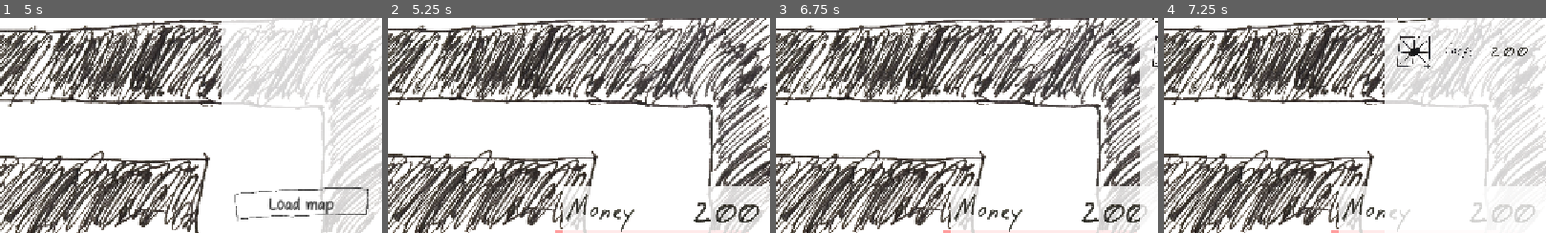
Above: before the commit, frames 1-4 (left to right).
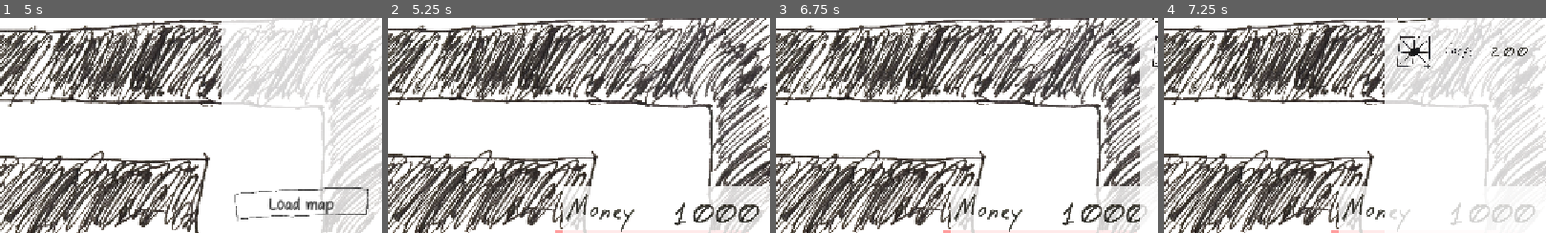
Above: after the commit, the same moments.

Repository: OzuYatamutsu/notebook-tower-defense
Game: Godot game, scene res://levels/MapSelect.tscn
The game is run twice, just before and just after one commit, with the same random seed, the same clock (stepped at 60 frames per second) and the same inputs.
Inputs (mouse positions are % of the whole screen's width and height, from its top left):
- Up to frame 1 (5 s): click "Test Level" at 0.5 s; click "Cool S" at 1.25 s; click "Test Level" at 2 s; click "Cool S" at 2.75 s; click "Test Level" at 3.5 s; click "Cool S" at 4.25 s
- Up to frame 2 (5.25 s): click "Load map" at 5 s
- Up to frame 3 (6.75 s): click (98, 22) at 5.75 s; click (94, 23) at 6.5 s
- Up to frame 4 (7.25 s): no input
The pictures show only the part of the screen within x 50-100%, y 49-99%; the shares and areas given below are measured in that part.

Frame 1 is identical in both runs. In frame 2, 0.3% of the frame differs, in the area x 75-86%, y 85-97%; in frame 3, 0.3%; in frame 4, 0.3%.

Commit message:
Implement slowthrower tower

Diff:
--- a/components/game_state.gd
+++ b/components/game_state.gd
@@ -16,9 +16,9 @@
 const TOWER_BUY_PANEL_GROUP = "tower_buy_panel"
 const TOWER_UPGRADE_PANEL_GROUP = "tower_upgrade_panel"
 
-@export var PLAYER_LIVES_START: int
+@export var PLAYER_LIVES_START: int = 5
 @export var PLAYER_LIVES_REMAINING: int
-@export var PLAYER_MONEY_REMAINING: int
+@export var PLAYER_MONEY_REMAINING: int = 200
 @export var SCORE: int
 @export var IS_GAME_OVER: bool = false
 
--- a/levels/level.gd
+++ b/levels/level.gd
@@ -34,9 +34,6 @@
     CURRENT_WAVE_TIMER.wait_time = WAVE_TIMER_SECS
     CURRENT_WAVE_TIMER.timeout.connect(next_wave)
     add_child(CURRENT_WAVE_TIMER)
-
-    GameState.PLAYER_LIVES_START = 5  # TODO
-    GameState.PLAYER_MONEY_REMAINING = 200  # TODO
 
     for wave_contents in WAVE_CONTENTS:
         WAVES.append(Wave.new(wave_contents))
--- a/levels/test_level.gd
+++ b/levels/test_level.gd
@@ -12,6 +12,8 @@
         {"res://mobs/Basic.tscn": 30, "res://mobs/Nyoom.tscn": 10, "res://mobs/FatOne.tscn": 5}
     ]
 
+    GameState.PLAYER_MONEY_REMAINING = 1000
+
 func _ready():
     super._ready()
     start_wave()
--- /dev/null
+++ b/projectiles/Slowthrower.tscn
@@ -0,0 +1,25 @@
+[gd_scene load_steps=4 format=3 uid="uid://bhgayraukmqfa"]
+
+[ext_resource type="Script" uid="uid://dyrig851mynrl" path="res://projectiles/slowthrower.gd" id="1_7pwx5"]
+[ext_resource type="Texture2D" uid="uid://cosg182s8ovcx" path="res://sprites/slow_projectile_blue.png" id="2_8k411"]
+
+[sub_resource type="RectangleShape2D" id="RectangleShape2D_v6doq"]
+size = Vector2(157, 167)
+
+[node name="Slowthrower" type="Area2D"]
+collision_layer = 8
+collision_mask = 3
+script = ExtResource("1_7pwx5")
+
+[node name="Sprite" type="Sprite2D" parent="."]
+scale = Vector2(0.5, 0.507)
+texture = ExtResource("2_8k411")
+
+[node name="CollisionShape2D" type="CollisionShape2D" parent="."]
+position = Vector2(1.5, -6.5)
+shape = SubResource("RectangleShape2D_v6doq")
+
+[node name="DespawnTimer" type="Timer" parent="."]
+one_shot = true
+
+[connection signal="timeout" from="DespawnTimer" to="." method="_on_despawn_timer_timeout"]
--- /dev/null
+++ b/projectiles/slowthrower.gd
@@ -0,0 +1,15 @@
+class_name Slowthrower
+extends Projectile
+
+var SLOW_COLOR_SHADER = load("res://components/tint_blue.gdshader")
+var SLOW_COLOR_SHADER_MATERIAL = ShaderMaterial.new()
+
+func _ready() -> void:
+    self.SPEED = 300.0
+    self.DAMAGE = 0.1
+    self.EFFECTS.append(Effect.new(self.effect))
+    SLOW_COLOR_SHADER_MATERIAL.shader = SLOW_COLOR_SHADER
+
+func effect(mob: Mob) -> void:
+    mob.SPEED *= 0.95
+    mob.SPRITE.material = SLOW_COLOR_SHADER_MATERIAL
--- /dev/null
+++ b/towers/SlowthrowerTower.tscn
@@ -0,0 +1,34 @@
+[gd_scene load_steps=4 format=3 uid="uid://yl4p5y4hmbqu"]
+
+[ext_resource type="Script" uid="uid://c5t2ymt4p4kht" path="res://towers/slowthrower_tower.gd" id="1_25c54"]
+[ext_resource type="Texture2D" uid="uid://dk0sffag7l4wl" path="res://sprites/slowthrower_tower.png" id="2_25c54"]
+
+[sub_resource type="RectangleShape2D" id="RectangleShape2D_xr7tm"]
+size = Vector2(517, 461)
+
+[node name="SlowthrowerTower" type="Area2D"]
+collision_mask = 3
+script = ExtResource("1_25c54")
+
+[node name="Sprite" type="Sprite2D" parent="."]
+z_index = 2
+z_as_relative = false
+texture = ExtResource("2_25c54")
+
+[node name="Bg" type="ColorRect" parent="Sprite"]
+z_index = 1
+z_as_relative = false
+anchors_preset = 15
+anchor_right = 1.0
+anchor_bottom = 1.0
+offset_left = -250.0
+offset_top = -250.0
+offset_right = -250.0
+offset_bottom = -250.0
+grow_horizontal = 2
+grow_vertical = 2
+
+[node name="BuildRadius" type="CollisionShape2D" parent="."]
+visible = false
+position = Vector2(1.5, -7.5)
+shape = SubResource("RectangleShape2D_xr7tm")
--- a/towers/slow_tower.gd
+++ b/towers/slow_tower.gd
@@ -5,6 +5,9 @@
 
 func _init() -> void:
     VALUE = 200
+    UpgradesTo = [
+        "res://towers/SlowthrowerTower.tscn"
+    ]
     IsUpgraded = false
     super._init()
 
--- /dev/null
+++ b/towers/slowthrower_tower.gd
@@ -0,0 +1,38 @@
+class_name SlowthrowerTower
+extends Tower
+
+const SPEED_THRESHOLD: float = 0.012
+
+func _init() -> void:
+    VALUE = 500
+    IsUpgraded = true
+    UpgradeEffects = [
+        "+RANGE",
+        "++FIRE RATE",
+        "-DAMAGE"
+    ]
+    super._init()
+
+func _ready() -> void:
+    ready_tower(
+        preload("res://projectiles/Slowthrower.tscn"),
+        1500.00,  # Range
+        0.05  # Rate of fire
+    )
+
+    enable()
+
+func fire() -> void:
+    super.fire()
+
+    if CURRENT_TARGET.SPEED <= SPEED_THRESHOLD:
+        CURRENT_TARGET = null
+
+        if !TargetingQueue.is_empty():
+            retarget_if_able()
+
+func retarget_if_able() -> void:
+    for target in TargetingQueue:
+        if target.SPEED > SPEED_THRESHOLD:
+            CURRENT_TARGET = TargetingQueue.pop_front()
+            break
Not shown, added: projectiles/slowthrower.gd.uid
Not shown, added: towers/slowthrower_tower.gd.uid
